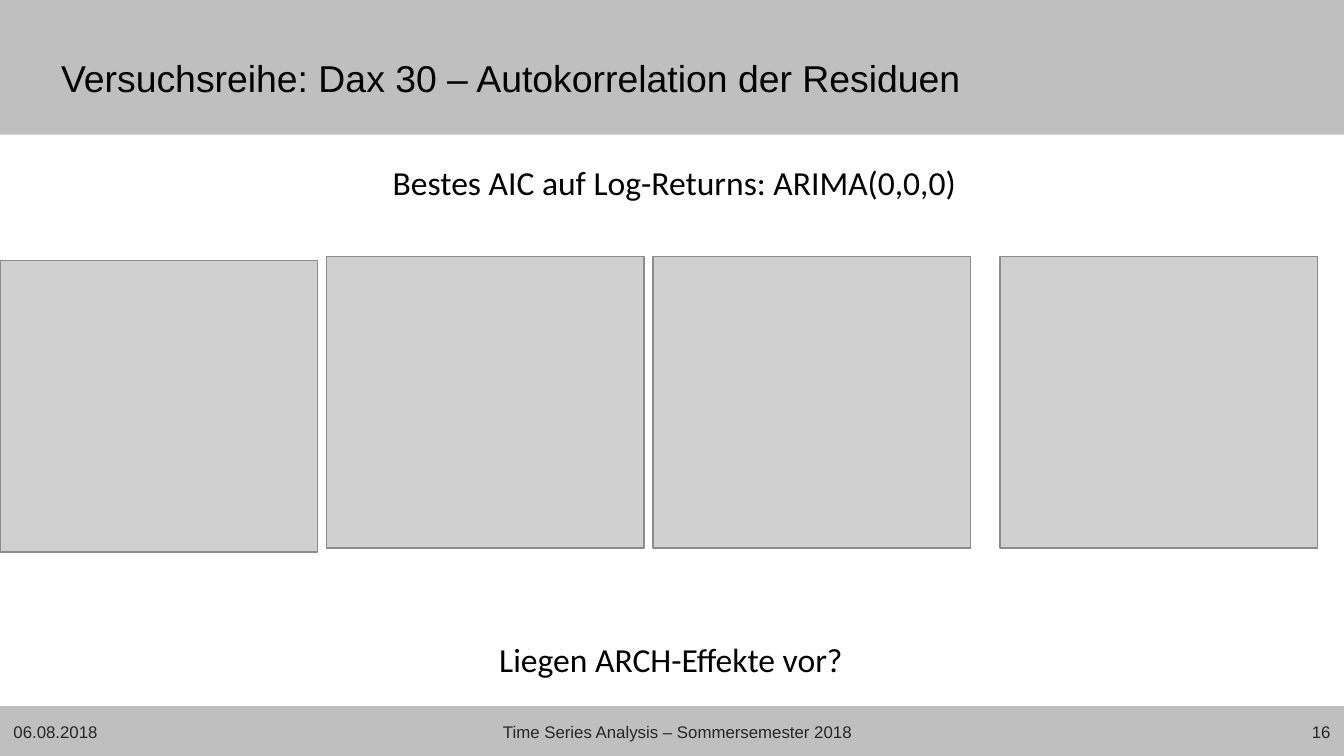
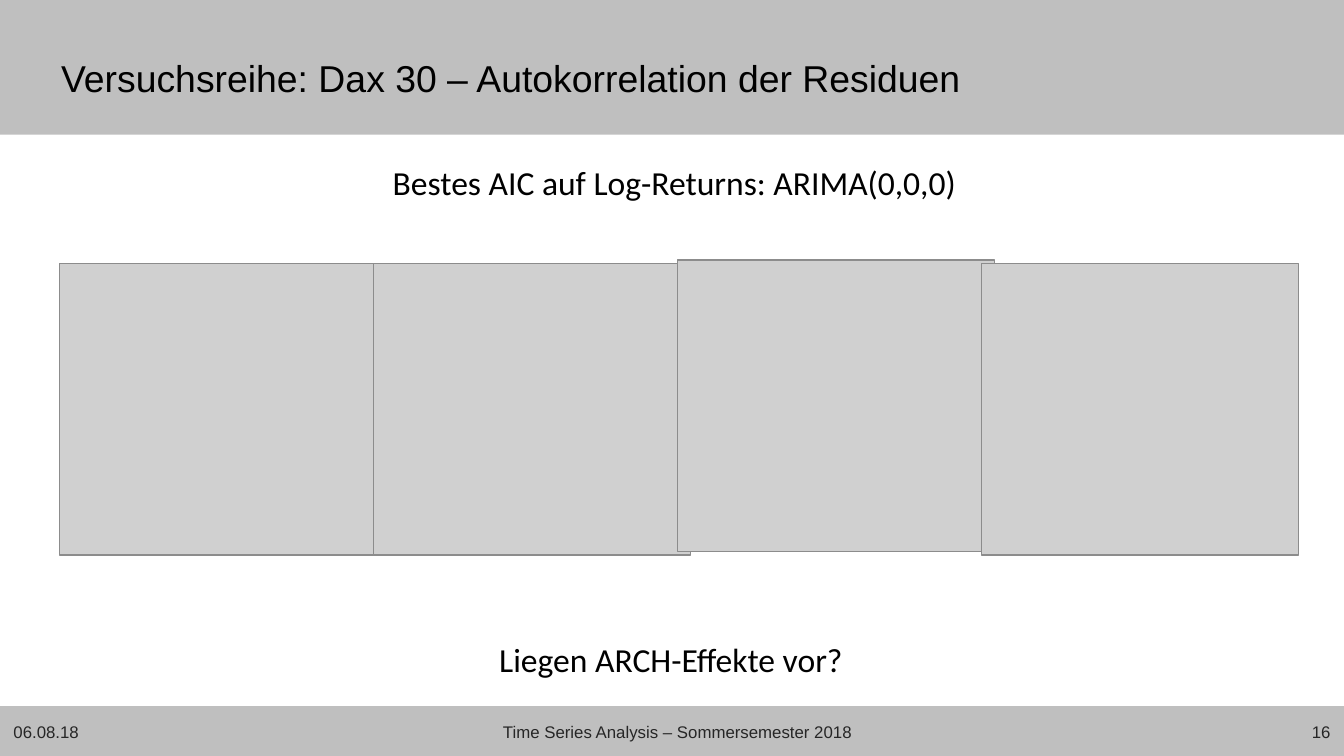
Before and after one commit to Janis90/time-series-anaysis, a slide deck: slide 16 of presentation/tsa_presentation_final.pptx. Drawn at 1344x756 pixels with LibreOffice and Linux fonts; fonts in the diff are those of the drawing; grey boxes stand for pictures; background and template pictures are left out. Boxes give left, top, right and bottom in pixels: in the first picture for what was removed or moved away, otherwise in the second. Text is boxed around its words. In the diff, an @@ line names an element or a change of style, - is before the commit and + after.

```diff
--- a/presentation/tsa_presentation_final.pptx
+++ b/presentation/tsa_presentation_final.pptx
@@ picture: place and size @@
-picture at (0, 261, 317, 552)
+picture at (59, 263, 376, 555)
@@ picture: place and size @@
-picture at (327, 257, 644, 548)
+picture at (374, 263, 691, 555)
@@ picture: place and size @@
-picture at (653, 257, 970, 548)
+picture at (677, 261, 995, 552)
@@ picture: place and size @@
-picture at (1000, 257, 1317, 548)
+picture at (981, 263, 1298, 555)
@@ text at (13, 726, 78, 738): text changed @@
-06.08.2018
+06.08.18
```
Also in this commit, not shown: 22 other slides changed, 4 other files.
